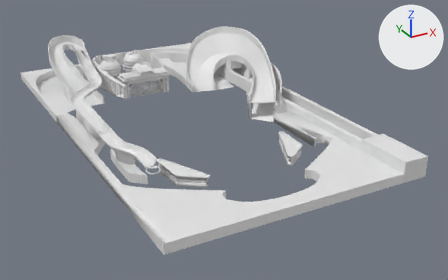
An edit to the glTF model Scenes/Import/Playfield_Blockout_Godot_03.glb, drawn before and after from the same camera.
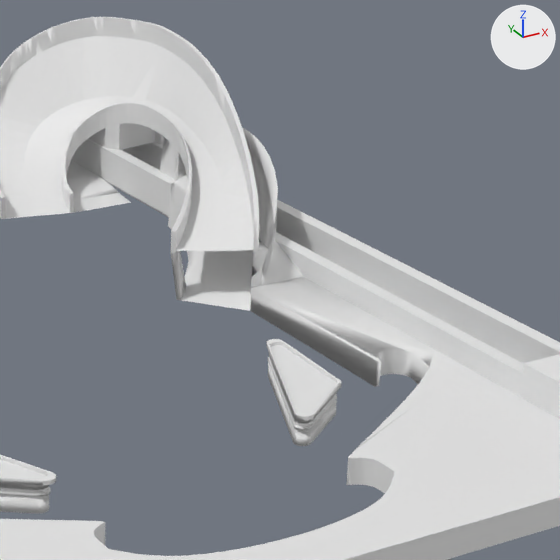
There are two pictures of each version: one whole from a 50 mm camera at (-9.41, -20.12, 8.84) aimed at (0.94, -1.32, -0.57), one close up on the part from 43% to 83% of the width and 7% to 73% of the height. The lights are fixed; the arrows at upper right show +X, +Y and +Z. Objects named as collision shapes, trigger or cutter boxes, shadow casters or lower levels of detail are left out. Where no turn or scale is listed for an object, it has been applied to the vertices.

In view in the first close-up: 'Front_Wall', 'Louie_Ramp', 'Louioe_Top_Curve', 'Multiball_Curve', 'PlungerLanePlug-convcol', 'Plunger_Lane', 'Portal_Plop_Thing', 'Slingshot_L', 'Slingshot_L.001'.
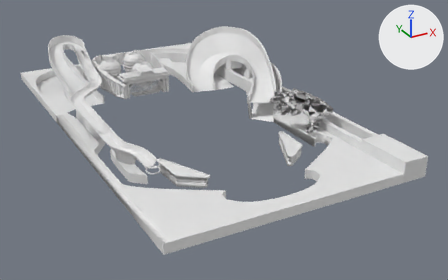
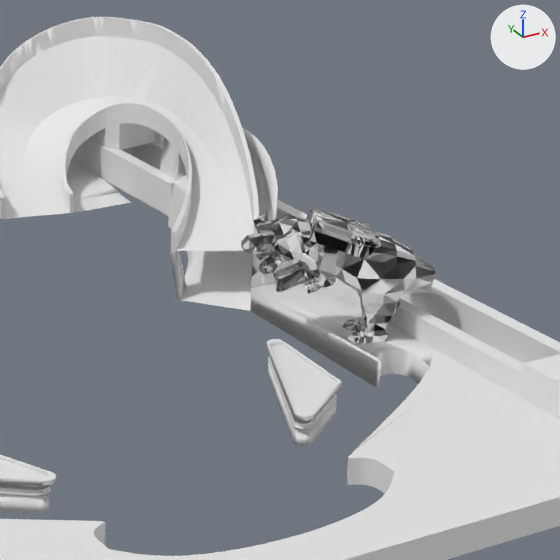
Edits to the bpy script that builds the scene:
```text
Add me_lazer_t_rex_bend_09:
    me_lazer_t_rex_bend_09.from_pydata(...)  # 1611 vertices, 3184 faces; spans x -1.38..1.05, y -0.38..0.77, z 0.0..1.46
Add ob_lazer_t_rex_bend_09:
    ob_lazer_t_rex_bend_09 = bpy.data.objects.new('Lazer_T-Rex_Bend_09', me_lazer_t_rex_bend_09)
    ob_lazer_t_rex_bend_09.location = (3.16, -3.74, 0.31)
```

Changed parts and their boxes (x1, y1, x2, y2) in the close-ups (560 x 560 px):
'Lazer_T-Rex_Bend_09', added: after (241, 206, 435, 344)
